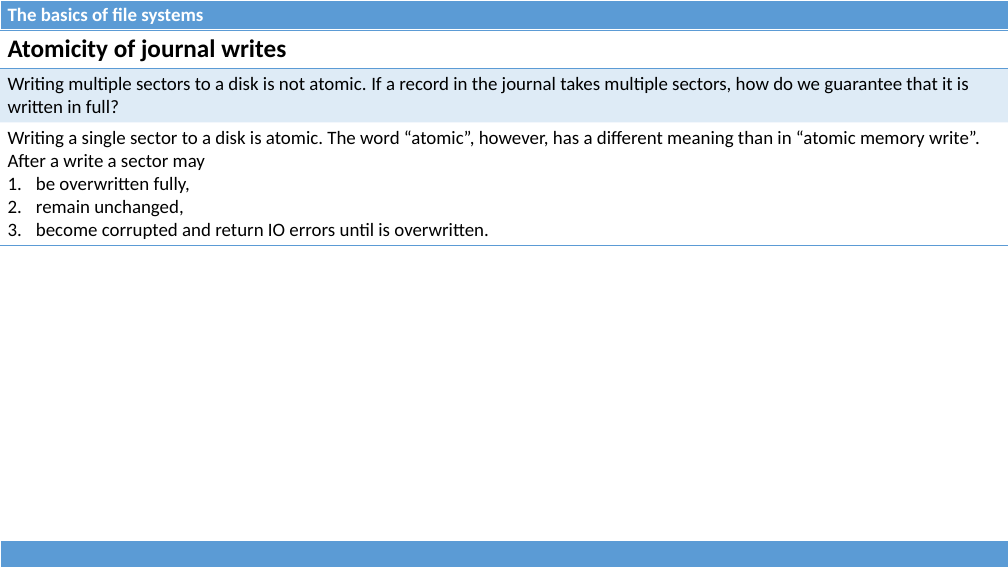
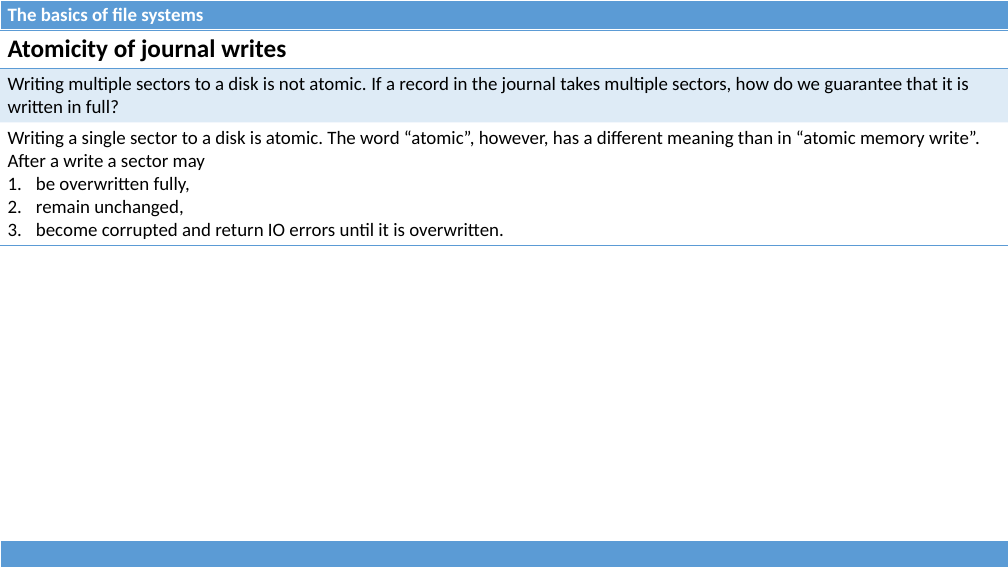
Before and after one commit to dominiquelefevre/filesystems-101-jb, a slide deck: slide 42 of talks/src/class04.pptx. Drawn at 1008x567 pixels with LibreOffice and Linux fonts; fonts in the diff are those of the drawing. Boxes give left, top, right and bottom in pixels: in the first picture for what was removed or moved away, otherwise in the second. Text is boxed around its words. In the diff, an @@ line names an element or a change of style, - is before the commit and + after.

Commit message:
class04: fix the picture about disk areas affected by "create a file".

```diff
--- a/talks/src/class04.pptx
+++ b/talks/src/class04.pptx
@@ table at (0, 30, 1008, 243) @@
-row 3, column 1: Writing a single sector to a disk is atomic. The word “atomic”, however, has a different meaning than in “atomic memory write”. After a write a sector may / be overwritten fully, / remain unchanged, / become corrupted and return IO errors until is overwritten.
+row 3, column 1: Writing a single sector to a disk is atomic. The word “atomic”, however, has a different meaning than in “atomic memory write”. After a write a sector may / be overwritten fully, / remain unchanged, / become corrupted and return IO errors until it is overwritten.
```
Also in this commit, not shown: 6 other slides changed, 1 other file.
